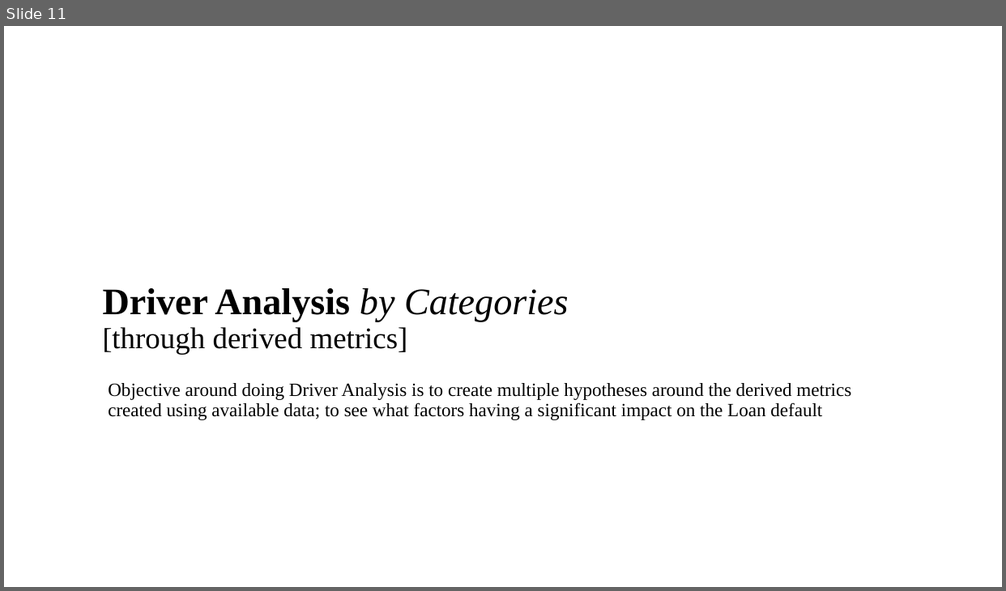
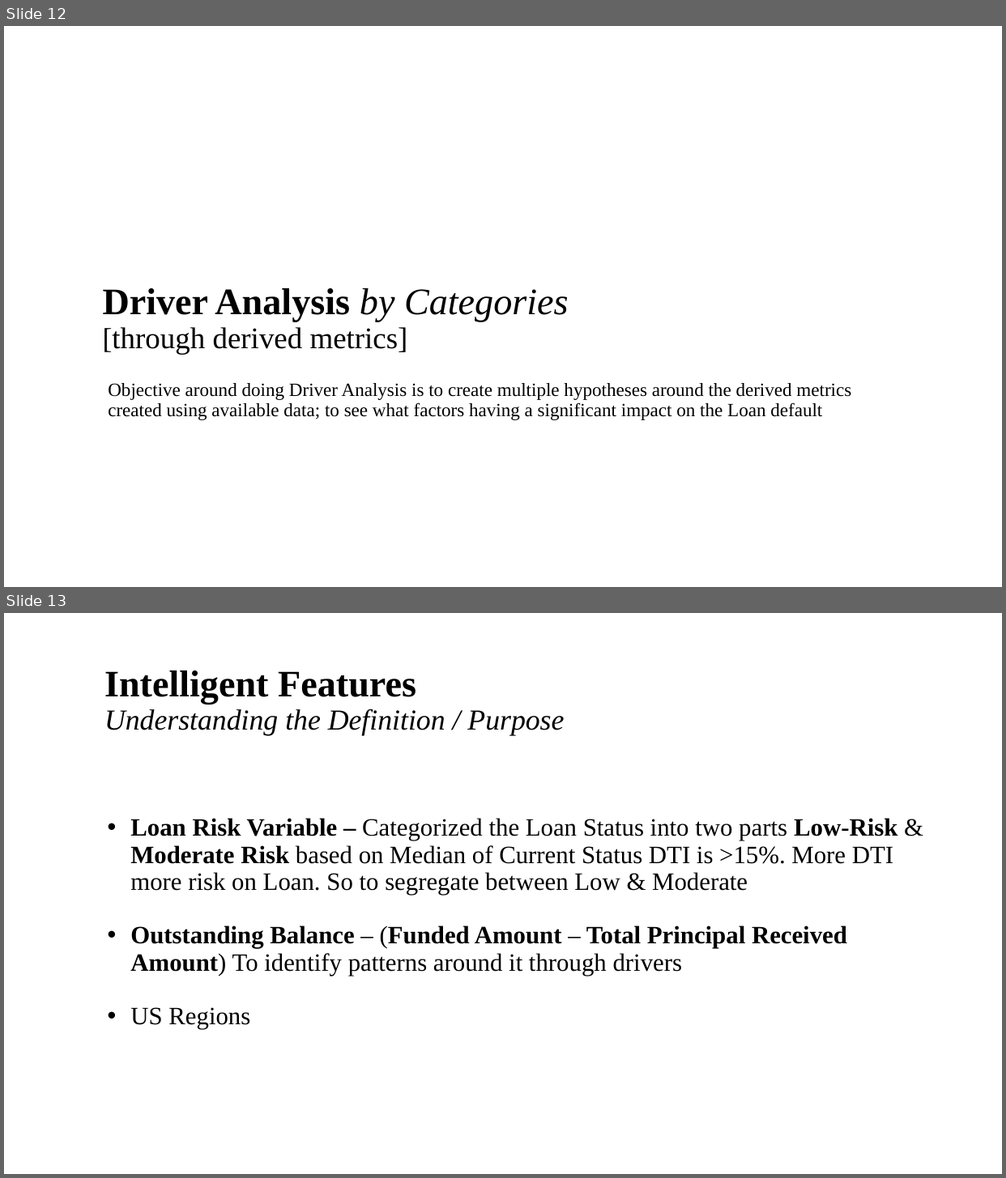
Before and after one commit to brijesh1100/P2-Gramener-Case-Study, a slide deck: Gramener_Case_Study_Presentation_SS.pptx. Shown one above the other, each under a label of ours: slide 11 before the commit, slides 12 and 13 after it. The pictures are 1006x591 and 1006x1178 pixels, drawn with LibreOffice and Linux fonts; fonts in the diff are those of the drawing; background and template pictures are left out. Boxes give left, top, right and bottom in pixels: in the first picture for what was removed or moved away, otherwise in the second. Text is boxed around its words. In the diff, an @@ line names an element or a change of style, - is before the commit and + after.

```diff
--- a/Gramener_Case_Study_Presentation_SS.pptx
+++ b/Gramener_Case_Study_Presentation_SS.pptx
@@ slide 13 added at (4,613,1002,1174), background #FFFFFF @@
@@ title added at (104,671,564,736), 27.9 pt, text #000000, italic @@
+Intelligent Features
+Understanding the Definition / Purpose
@@ text added at (130,818,897,1029), 24 pt, text #000000 @@
+• Loan Risk Variable – Categorized the Loan Status into two parts Low-Risk & Moderate Risk based on Median of Current Status DTI is >15%. More DTI more risk on Loan. So to segregate between Low & Moderate
+• Outstanding Balance – (Funded Amount – Total Principal Received Amount) To identify patterns around it through drivers
+• US Regions
@@ what was slide 11 is now slide 12 @@
```
Also in this commit, not shown: 6 slides changed, 4 other slides added.
